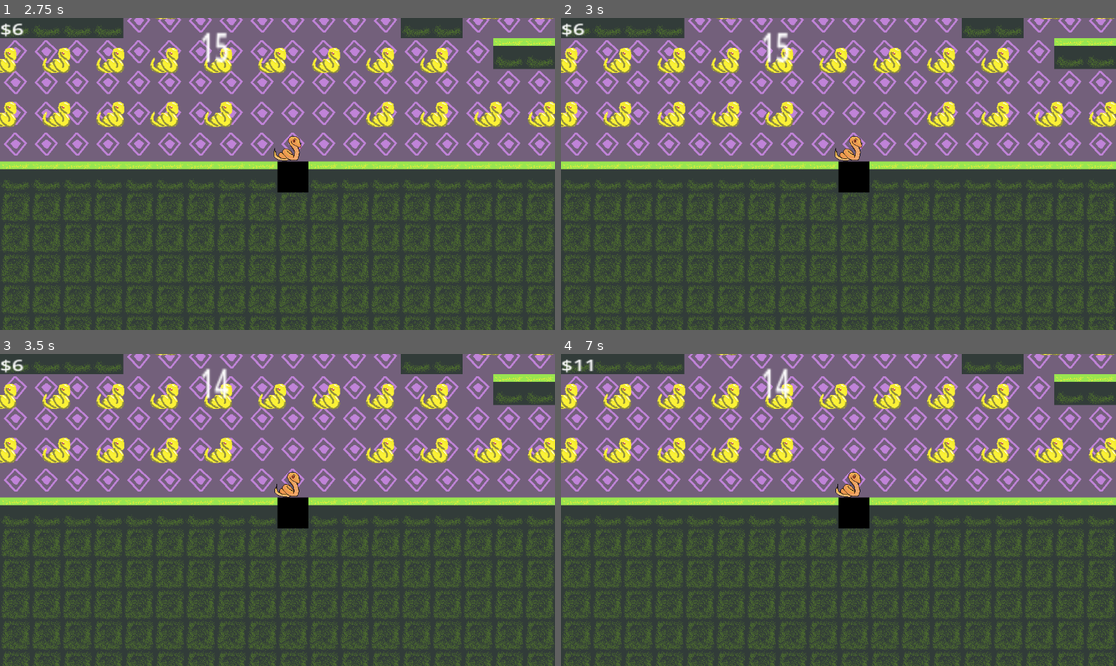
Above: before the commit, frames 1-4 (two rows, left to right).
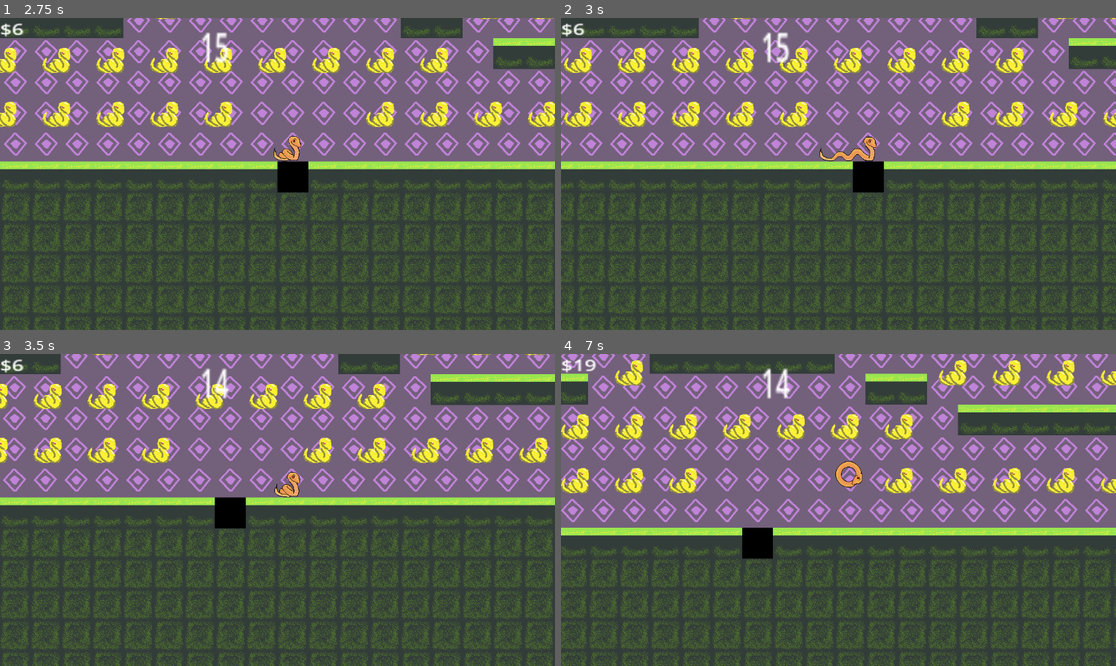
Above: after the commit, the same moments.

Repository: tgruenewald/LD58
Game: Godot game, scene res://scenes/main_menu.tscn
Same seed, same stepped clock (60 frames per second), same inputs: the game is played once before the commit and once after it.
Inputs (mouse positions are in pixels of both pictures, inside the frame that each line leads up to):
- Up to frame 1 (2.75 s): click (133, 155) at 0.5 s; tap Enter (ui_accept) at 1.25, 1.35 s; move the mouse to (399, 158) at 1.27 s; hold D (move_right, bound only after the commit) 1.28-2 s; hold R 1.28-2 s; click (399, 158) at 1.42 s; tap Space (jump, bound only after the commit) at 1.52, 1.82 s; click (61, 245) at 2 s
- Up to frame 2 (3 s): drag from (727, 189) to (827, 149) at 2.77 s
- Up to frame 3 (3.5 s): no input
- Up to frame 4 (7 s): move the mouse to (894, 441) at 3.52 s; hold A (move_left, bound only after the commit) 3.53-4.25 s; tap Space (jump, bound only after the commit) at 3.6, 5.27, 5.3, 5.57 s; tap Enter (ui_accept) at 3.8 s; drag from (810, 572) to (871, 472) at 4.27 s; move the mouse to (1005, 556) at 5.02 s; hold D (move_right, bound only after the commit) 5.03-5.75 s; hold R 5.03-5.75 s; click (622, 581) at 5.75 s; drag from (672, 463) to (849, 485) at 6.52 s

Frame 1 is identical in both runs. In frame 2, 35% of the frame differs, in the area x 0-100%, y 0-100%; in frame 3, 25%; in frame 4, 51%.

Commit message:
Resolve merge conflict in shop.tscn - keep mobile controls signal connections

Diff:
--- a/Scripts/arrowHead.gd
+++ b/Scripts/arrowHead.gd
@@ -10,13 +10,17 @@
 	if not is_on_floor():
 		velocity += get_gravity() * delta
 		print("falling")
-	# Handle jump.
-	if Input.is_action_just_pressed("ui_accept") and is_on_floor():
+	# Handle jump - support both old and new input actions
+	if (Input.is_action_just_pressed("ui_accept") or Input.is_action_just_pressed("jump")) and is_on_floor():
 		velocity.y = JUMP_VELOCITY
 
-	# Get the input direction and handle the movement/deceleration.
-	# As good practice, you should replace UI actions with custom gameplay actions.
+	# Get the input direction - support both old and new input actions
 	var direction := Input.get_axis("ui_left", "ui_right")
+	# Also check for WASD controls
+	if Input.is_action_pressed("move_left"):
+		direction = -1.0
+	elif Input.is_action_pressed("move_right"):
+		direction = 1.0
 	if direction:
 		velocity.x = direction * SPEED
 	else:
--- a/Scripts/arrow_head.gd
+++ b/Scripts/arrow_head.gd
@@ -8,6 +8,13 @@
 @onready var animated_sprite: AnimatedSprite2D = $AnimatedSprite2D
 @onready var walljumptimer: Timer = $Walljumptimer
 @onready var magnet_rad: CollisionShape2D = $Magnet/magnetRad
+
+# Mobile touch controls
+var touch_start_position: Vector2
+var touch_threshold = 50.0  # Minimum distance for touch movement
+var is_touching = false
+var touch_direction = 0.0  # Store touch direction for physics process
+var should_jump = false  # Store jump input for physics process
 
 func _ready() -> void:
 	jump = baseJump + Master.jumpAdd
@@ -20,16 +27,26 @@
 	if not is_on_floor():
 		velocity += get_gravity() * delta
 
-	# Handle jump.
-	if Input.is_action_just_pressed("ui_accept") and jump > 0:
+	# Handle jump - support both old and new input actions, plus mobile
+	if ((Input.is_action_just_pressed("ui_accept") or Input.is_action_just_pressed("jump")) or should_jump) and jump > 0:
 		velocity.y = JUMP_VELOCITY
 		jump -= 1
-		#print(jump)
+		should_jump = false  # Reset jump input after using it
+		print("Jump! Remaining jumps: ", jump)
 	if is_on_floor():
 		jump = baseJump + Master.jumpAdd
-	# Get the input direction and handle the movement/deceleration.
-	# As good practice, you should replace UI actions with custom gameplay actions.
+
+	# Get the input direction - support both old and new input actions
 	var direction := Input.get_axis("ui_left", "ui_right")
+	# Also check for WASD controls
+	if Input.is_action_pressed("move_left"):
+		direction = -1.0
+	elif Input.is_action_pressed("move_right"):
+		direction = 1.0
+
+	# Include mobile touch direction
+	if touch_direction != 0.0:
+		direction = touch_direction
 	if(direction > 0):
 		animated_sprite.flip_h = false
 	elif(direction < 0):
@@ -71,4 +88,49 @@
 	if Master.wallJump:
 		jump += 1
 		walljumptimer.start()
-	pass # Replace with function body.
+
+# Mobile touch input handling
+func _input(event: InputEvent) -> void:
+	if event is InputEventScreenTouch:
+		if event.pressed:
+			touch_start_position = event.position
+			is_touching = true
+			print("Touch started at: ", event.position)  # Debug output
+
+			# Use touch position to determine action
+			var screen_width = get_viewport().get_visible_rect().size.x
+			var screen_height = get_viewport().get_visible_rect().size.y
+
+			# Top half of screen = jump
+			if event.position.y < screen_height / 2:
+				should_jump = true
+				print("Touch on top half, jumping!")
+			# Bottom half = movement
+			elif event.position.x < screen_width / 2:
+				touch_direction = -1.0  # Left side of screen = move left
+				print("Touch on left side, moving left")
+			else:
+				touch_direction = 1.0   # Right side of screen = move right
+				print("Touch on right side, moving right")
+		else:
+			is_touching = false
+			touch_direction = 0.0  # Reset direction when touch ends
+			print("Touch ended, stopping movement")
+
+	elif event is InputEventScreenDrag:
+		if is_touching:
+			var touch_distance_x = event.position.x - touch_start_position.x
+			var touch_distance_y = event.position.y - touch_start_position.y
+			print("Touch drag - X: ", touch_distance_x, " Y: ", touch_distance_y)  # Debug output
+
+			# Check for vertical swipe (jump)
+			if abs(touch_distance_y) > touch_threshold and abs(touch_distance_y) > abs(touch_distance_x):
+				if touch_distance_y < 0:  # Swipe up
+					should_jump = true
+					print("Swipe up detected, jumping!")
+			# Check for horizontal swipe (movement)
+			elif abs(touch_distance_x) > touch_threshold:
+				touch_direction = 1.0 if touch_distance_x > 0 else -1.0
+				print("Touch direction set to: ", touch_direction)  # Debug output
+			else:
+				touch_direction = 0.0  # Reset if not enough movement
--- a/project.godot
+++ b/project.godot
@@ -20,6 +20,32 @@
 Master="*res://scenes/master.tscn"
 Music="*res://scenes/music.tscn"
 
+[display]
+
+window/stretch/aspect="expand"
+
+[input]
+
+move_left={
+"deadzone": 0.5,
+"events": [Object(InputEventKey,"resource_local_to_scene":false,"resource_name":"","device":-1,"window_id":0,"alt_pressed":false,"shift_pressed":false,"ctrl_pressed":false,"meta_pressed":false,"pressed":false,"keycode":0,"physical_keycode":65,"key_label":0,"unicode":97,"location":0,"echo":false,"script":null)
+, Object(InputEventKey,"resource_local_to_scene":false,"resource_name":"","device":-1,"window_id":0,"alt_pressed":false,"shift_pressed":false,"ctrl_pressed":false,"meta_pressed":false,"pressed":false,"keycode":0,"physical_keycode":4194319,"key_label":0,"unicode":0,"location":0,"echo":false,"script":null)
+]
+}
+move_right={
+"deadzone": 0.5,
+"events": [Object(InputEventKey,"resource_local_to_scene":false,"resource_name":"","device":-1,"window_id":0,"alt_pressed":false,"shift_pressed":false,"ctrl_pressed":false,"meta_pressed":false,"pressed":false,"keycode":0,"physical_keycode":68,"key_label":0,"unicode":100,"location":0,"echo":false,"script":null)
+, Object(InputEventKey,"resource_local_to_scene":false,"resource_name":"","device":-1,"window_id":0,"alt_pressed":false,"shift_pressed":false,"ctrl_pressed":false,"meta_pressed":false,"pressed":false,"keycode":0,"physical_keycode":4194321,"key_label":0,"unicode":0,"location":0,"echo":false,"script":null)
+]
+}
+jump={
+"deadzone": 0.5,
+"events": [Object(InputEventKey,"resource_local_to_scene":false,"resource_name":"","device":-1,"window_id":0,"alt_pressed":false,"shift_pressed":false,"ctrl_pressed":false,"meta_pressed":false,"pressed":false,"keycode":0,"physical_keycode":32,"key_label":0,"unicode":32,"location":0,"echo":false,"script":null)
+, Object(InputEventKey,"resource_local_to_scene":false,"resource_name":"","device":-1,"window_id":0,"alt_pressed":false,"shift_pressed":false,"ctrl_pressed":false,"meta_pressed":false,"pressed":false,"keycode":0,"physical_keycode":87,"key_label":0,"unicode":119,"location":0,"echo":false,"script":null)
+, Object(InputEventKey,"resource_local_to_scene":false,"resource_name":"","device":-1,"window_id":0,"alt_pressed":false,"shift_pressed":false,"ctrl_pressed":false,"meta_pressed":false,"pressed":false,"keycode":0,"physical_keycode":4194320,"key_label":0,"unicode":0,"location":0,"echo":false,"script":null)
+]
+}
+
 [rendering]
 
 renderer/rendering_method="gl_compatibility"
--- a/scenes/shop.tscn
+++ b/scenes/shop.tscn
@@ -111,3 +111,11 @@
 
 [connection signal="pressed" from="CanvasLayer/ColorRect/MarginContainer/Play" to="." method="_on_play_pressed"]
 [connection signal="pressed" from="CanvasLayer/ColorRect3/MarginContainer/DoubleJump" to="." method="_on_double_jump_pressed"]
+[connection signal="pressed" from="CanvasLayer/ColorRect3/MarginContainer/DoubleJump" to="." method="_on_more_time_pressed"]
+[connection signal="pressed" from="CanvasLayer/ColorRect4/MarginContainer/WallJump" to="." method="_on_double_jump_pressed"]
+[connection signal="pressed" from="CanvasLayer/ColorRect4/MarginContainer/WallJump" to="." method="_on_more_time_pressed"]
+[connection signal="pressed" from="CanvasLayer/ColorRect4/MarginContainer/WallJump" to="." method="_on_wall_jump_pressed"]
+[connection signal="pressed" from="CanvasLayer/ColorRect5/MarginContainer/Magnet" to="." method="_on_double_jump_pressed"]
+[connection signal="pressed" from="CanvasLayer/ColorRect5/MarginContainer/Magnet" to="." method="_on_more_time_pressed"]
+[connection signal="pressed" from="CanvasLayer/ColorRect5/MarginContainer/Magnet" to="." method="_on_wall_jump_pressed"]
+[connection signal="pressed" from="CanvasLayer/ColorRect5/MarginContainer/Magnet" to="." method="_on_magnet_pressed"]
